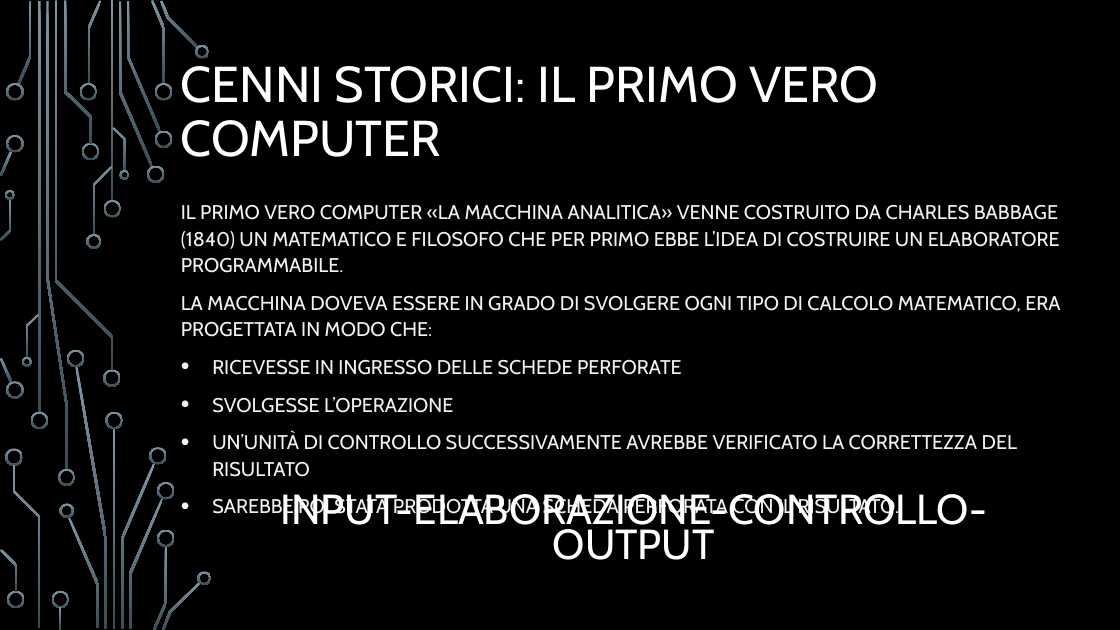
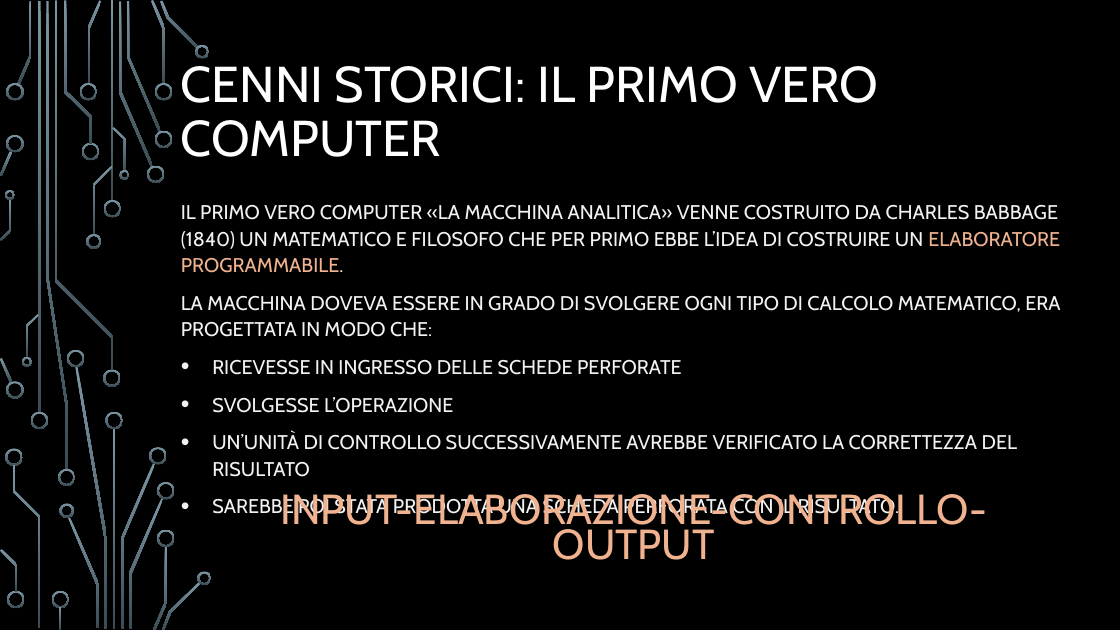
Before and after one commit to Eros-Capo/Corso-Java, a slide deck: slide 6 of Corso Java.pptx. Drawn at 1120x630 pixels with LibreOffice and Linux fonts; fonts in the diff are those of the drawing; background and template pictures are left out. Boxes give left, top, right and bottom in pixels: in the first picture for what was removed or moved away, otherwise in the second. Text is boxed around its words. In the diff, an @@ line names an element or a change of style, - is before the commit and + after.

```diff
--- a/Corso Java.pptx
+++ b/Corso Java.pptx
@@ subtitle at (x1=181, y1=205, x2=1060, y2=273): text colour #F2F2F2 to #F1B38F in "ELABORATORE PROGRAMMABILE." @@
@@ text "INPUT-ELABORAZIONE-CONTROLLO-OUTPUT" at (x1=281, y1=494, x2=987, y2=560): text colour #FFFFFF to #F1B38F @@
```
Also in this commit, not shown: 28 other slides changed, 1 other file.
